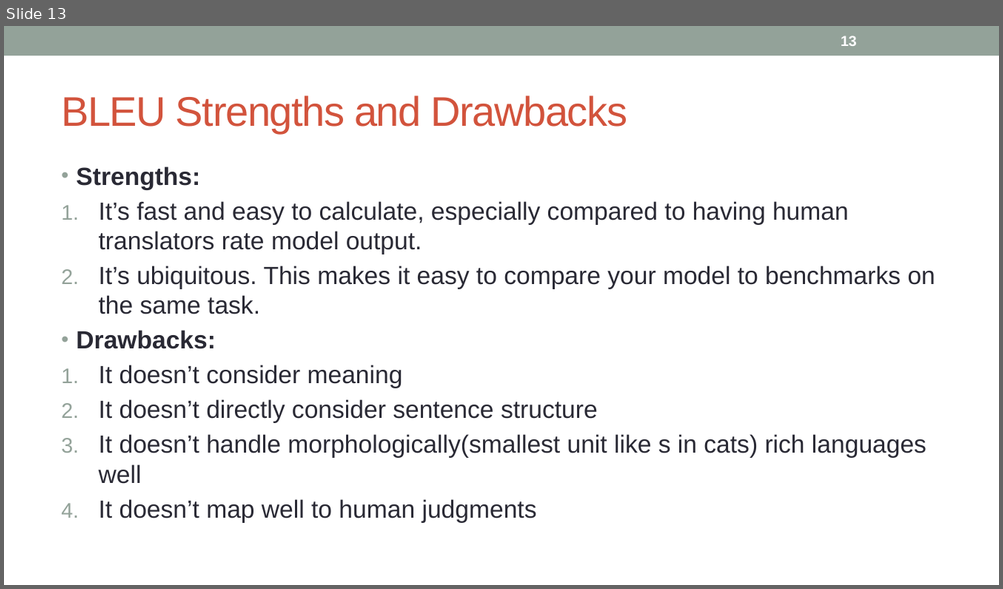
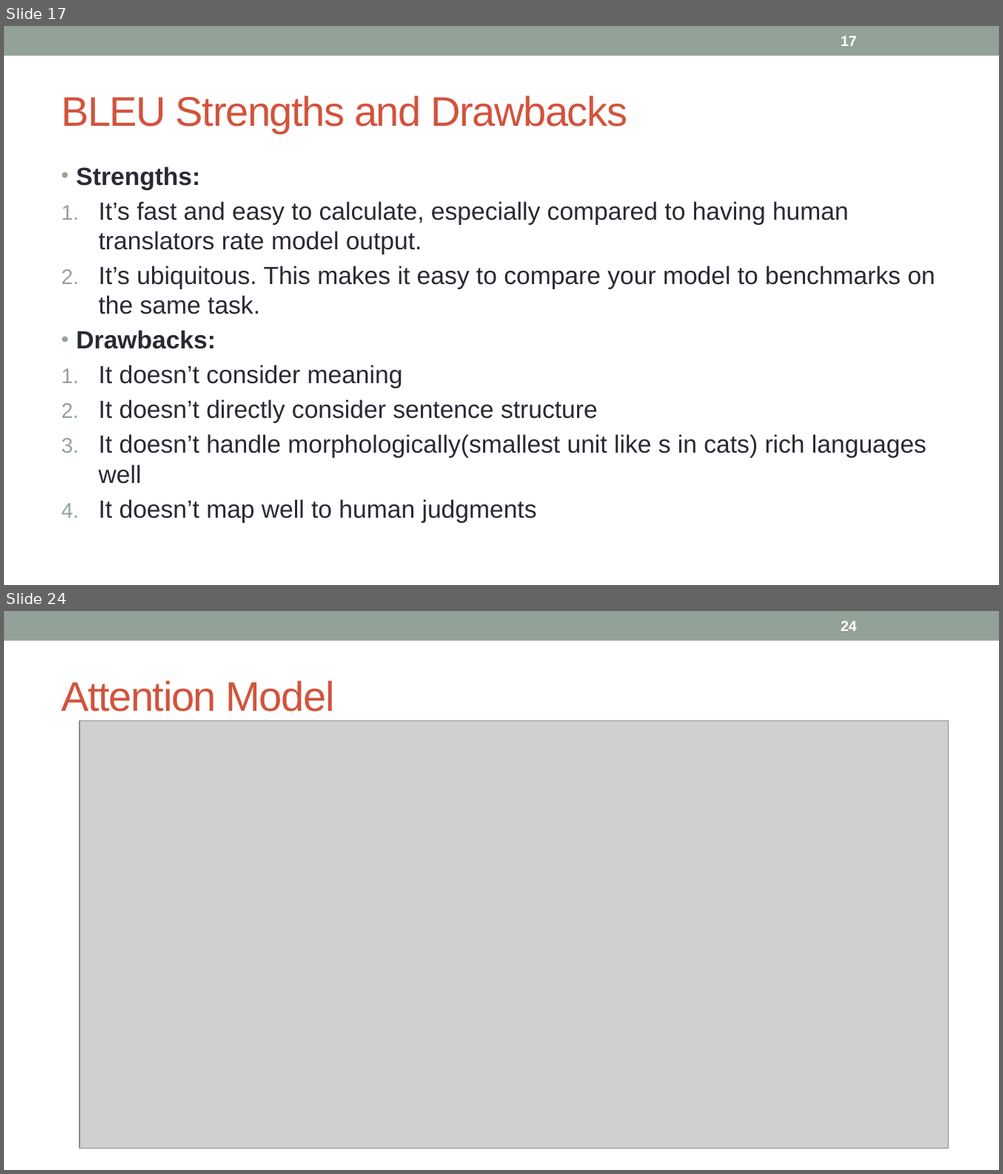
Before and after one commit to nidhiaro/PythonAssignment, a slide deck: 28. Translation.pptx. Shown one above the other, each under a label of ours: slide 13 before the commit, slides 17 and 24 after it; the slides between them are not shown. The pictures are 1003x589 and 1003x1174 pixels, drawn with LibreOffice and Linux fonts; fonts in the diff are those of the drawing; grey boxes stand for pictures. Boxes give left, top, right and bottom in pixels: in the first picture for what was removed or moved away, otherwise in the second. Text is boxed around its words. In the diff, an @@ line names an element or a change of style, - is before the commit and + after.

```diff
--- a/28. Translation.pptx
+++ b/28. Translation.pptx
@@ slide 24 added at box(4, 611, 999, 1170), background #FFFFFF; not listed: 1 template element that a slide beside it also shows @@
@@ page number added at box(840, 621, 856, 631), 14 pt, text #FFFFFF, bold @@
+24
@@ title added at box(61, 681, 335, 712), 40 pt, text #D2533C @@
+Attention Model
@@ picture added at box(79, 721, 948, 1149) @@
@@ what was slide 13 is now slide 17 @@
@@ page number at box(840, 36, 856, 46): text changed @@
-13
+17
```
Also in this commit, not shown: 1 slide changed, 16 other slides added.
